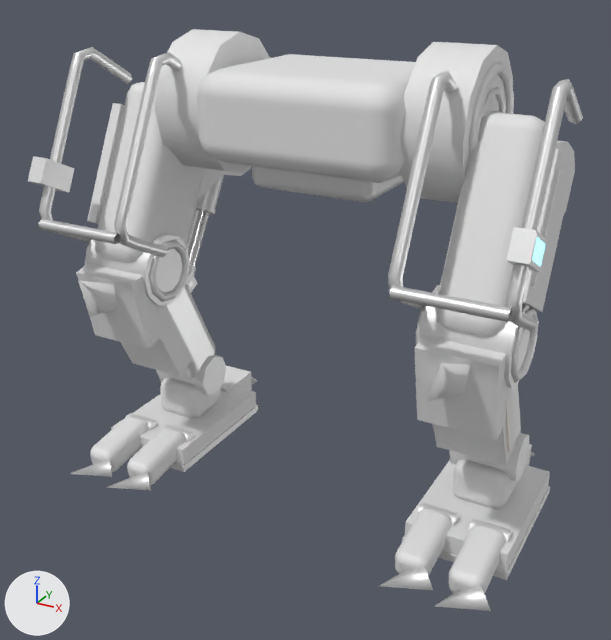
The glTF model assets/baseq3/models/players/walker/lower.glb, before and after one commit.
One viewpoint serves both versions: a 50 mm lens placed at (1.99, -3.88, 1.15), pointed at (-0.02, -0.23, -0.68). The lights are fixed; the arrows at lower left show +X, +Y and +Z. The picture after the commit comes second. Where no turn or scale is listed for an object, it has been applied to the vertices. Vertices at exactly the same position are counted once.
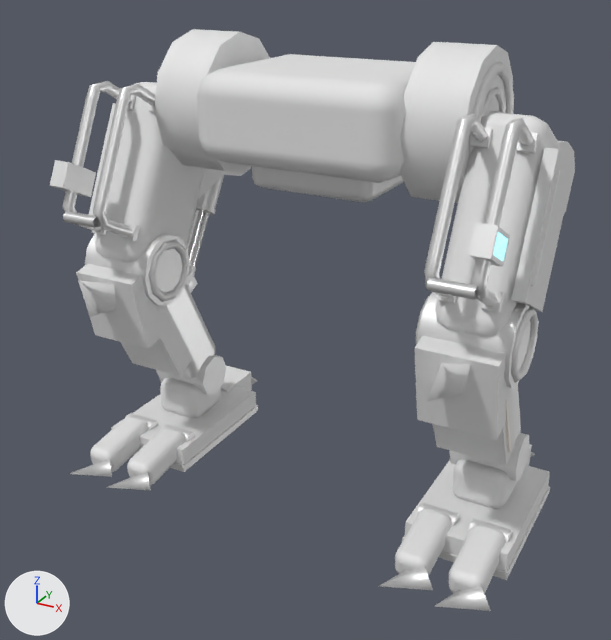
The change, as a diff of the scene's bpy script:
```diff
--- a/assets/baseq3/models/players/walker/lower.glb.py
+++ b/assets/baseq3/models/players/walker/lower.glb.py
@@ me_mesh_13 @@
-me_mesh_13.from_pydata(...)  # 105 vertices, 200 faces; spans x -0.276..-0.218, y -0.845..-0.07, z -0.736..0.293
+me_mesh_13.from_pydata(...)  # 105 vertices, 200 faces; spans x -0.126..-0.068, y -0.826..-0.143, z -0.681..0.14
+# me_mesh_13 part 1: 105 of 105 vertices moved; they spanned x -0.276..-0.218, y -0.845..-0.07, z -0.736..0.293 and now span x -0.126..-0.068, y -0.826..-0.143, z -0.681..0.14; mean shift (0.15, -0.025, -0.05)
 me_mesh_13.materials.append(mat_metal_gray)
@@ me_mesh_14 @@
-me_mesh_14.from_pydata(...)  # 105 vertices, 200 faces; spans x 0.224..0.282, y -0.845..-0.07, z -0.736..0.293
+me_mesh_14.from_pydata(...)  # 105 vertices, 200 faces; spans x 0.074..0.132, y -0.826..-0.143, z -0.681..0.14
+# me_mesh_14 part 2: 105 of 105 vertices moved; they spanned x 0.224..0.282, y -0.845..-0.07, z -0.736..0.293 and now span x 0.074..0.132, y -0.826..-0.143, z -0.681..0.14; mean shift (-0.15, -0.025, -0.05)
 me_mesh_14.materials.append(mat_metal_gray)
@@ me_mesh_15 @@
-me_mesh_15.from_pydata(...)  # 55 vertices, 100 faces; spans x -0.25..0.25, y -0.874..-0.818, z -0.567..-0.511
+me_mesh_15.from_pydata(...)  # 55 vertices, 100 faces; spans x -0.1..0.1, y -0.847..-0.791, z -0.513..-0.456
+# me_mesh_15 part 3: the whole mesh is scaled about its middle by (0.4, 1, 1), then moved by (0.0, 0.027, 0.055)
 me_mesh_15.materials.append(mat_metal_gray)
@@ me_mesh_42 @@
-me_mesh_42.from_pydata(...)  # 105 vertices, 200 faces; spans x -0.276..-0.218, y -0.845..-0.07, z -0.736..0.293
+me_mesh_42.from_pydata(...)  # 105 vertices, 200 faces; spans x -0.126..-0.068, y -0.826..-0.143, z -0.681..0.14
+# me_mesh_42 part 4: 105 of 105 vertices moved; they spanned x -0.276..-0.218, y -0.845..-0.07, z -0.736..0.293 and now span x -0.126..-0.068, y -0.826..-0.143, z -0.681..0.14; mean shift (0.15, -0.025, -0.05)
 me_mesh_42.materials.append(mat_metal_gray)
@@ me_mesh_43 @@
-me_mesh_43.from_pydata(...)  # 105 vertices, 200 faces; spans x 0.224..0.282, y -0.845..-0.07, z -0.736..0.293
+me_mesh_43.from_pydata(...)  # 105 vertices, 200 faces; spans x 0.074..0.132, y -0.826..-0.143, z -0.681..0.14
+# me_mesh_43 part 5: 105 of 105 vertices moved; they spanned x 0.224..0.282, y -0.845..-0.07, z -0.736..0.293 and now span x 0.074..0.132, y -0.826..-0.143, z -0.681..0.14; mean shift (-0.15, -0.025, -0.05)
 me_mesh_43.materials.append(mat_metal_gray)
@@ me_mesh_44 @@
-me_mesh_44.from_pydata(...)  # 55 vertices, 100 faces; spans x -0.25..0.25, y -0.874..-0.818, z -0.567..-0.511
+me_mesh_44.from_pydata(...)  # 55 vertices, 100 faces; spans x -0.1..0.1, y -0.847..-0.791, z -0.512..-0.456
+# me_mesh_44 part 6: the whole mesh is scaled about its middle by (0.4, 1, 1), then moved by (0.0, 0.027, 0.055)
 me_mesh_44.materials.append(mat_metal_gray)
@@ ob_mesh_16 @@
 ob_mesh_16 = bpy.data.objects.new('Mesh_16', me_mesh_16)
-ob_mesh_16.location = (1.25, -0.732, 0.073)
+ob_mesh_16.location = (1.1, -0.734, 0.069)
@@ ob_mesh_17 @@
 ob_mesh_17 = bpy.data.objects.new('Mesh_17', me_mesh_17)
-ob_mesh_17.location = (1.24, -0.732, 0.073)
+ob_mesh_17.location = (1.09, -0.734, 0.069)
@@ ob_mesh_46 @@
 ob_mesh_46 = bpy.data.objects.new('Mesh_46', me_mesh_46)
-ob_mesh_46.location = (-1.24, -0.732, 0.073)
+ob_mesh_46.location = (-1.09, -0.734, 0.07)
@@ ob_handrail_plates_r @@
+ob_handrail_plates_r = bpy.data.objects.new('handrail_plates_R', me_handrail_plates_001)  # 32 vertices, 48 faces; spans x -0.139..0.142, y -0.614..-0.243, z -0.648..0.054; in mat_metal_dark (its picture is missing)
+ob_handrail_plates_r.location = (-0.98, 0.0, 0.38)
@@ ob_handrail_plates_l @@
+ob_handrail_plates_l = bpy.data.objects.new('handrail_plates_L', me_handrail_plates)  # 32 vertices, 48 faces; spans x -0.139..0.142, y -0.614..-0.243, z -0.648..0.054; in mat_metal_dark (its picture is missing)
+ob_handrail_plates_l.location = (0.98, 0.0, 0.38)
```

Boxes (x1, y1, x2, y2) around the edits, measured in the pictures (611 x 640 px):
'Mesh_14', reshaped
    before: (506, 79, 583, 331)
    after: (472, 118, 534, 307)
'Mesh_13', reshaped (8% narrower, 22% shorter)
    before: (388, 71, 458, 309)
    after: (424, 114, 488, 299)
'Mesh_43', reshaped (7% narrower, 25% shorter)
    before: (114, 52, 182, 257)
    after: (93, 84, 156, 237)
'Mesh_42', reshaped
    before: (39, 47, 132, 243)
    after: (63, 81, 131, 232)
'Mesh_15', moved, rescaled (58% narrower, 37% shorter)
    before: (389, 285, 512, 322)
    after: (427, 277, 478, 300)
'Mesh_17', moved
    before: (506, 227, 547, 272)
    after: (468, 222, 510, 267)
'Mesh_46', moved
    before: (28, 156, 74, 193)
    after: (50, 160, 96, 197)
'Mesh_44', moved, rescaled (55% narrower, 31% shorter)
    before: (38, 219, 121, 244)
    after: (63, 211, 100, 228)
'handrail_plates_L', added
    after: (436, 128, 539, 312)
'handrail_plates_R', added
    after: (92, 95, 155, 241)
'Mesh_16', moved
    before: (533, 237, 545, 266)
    after: (493, 232, 508, 260)
